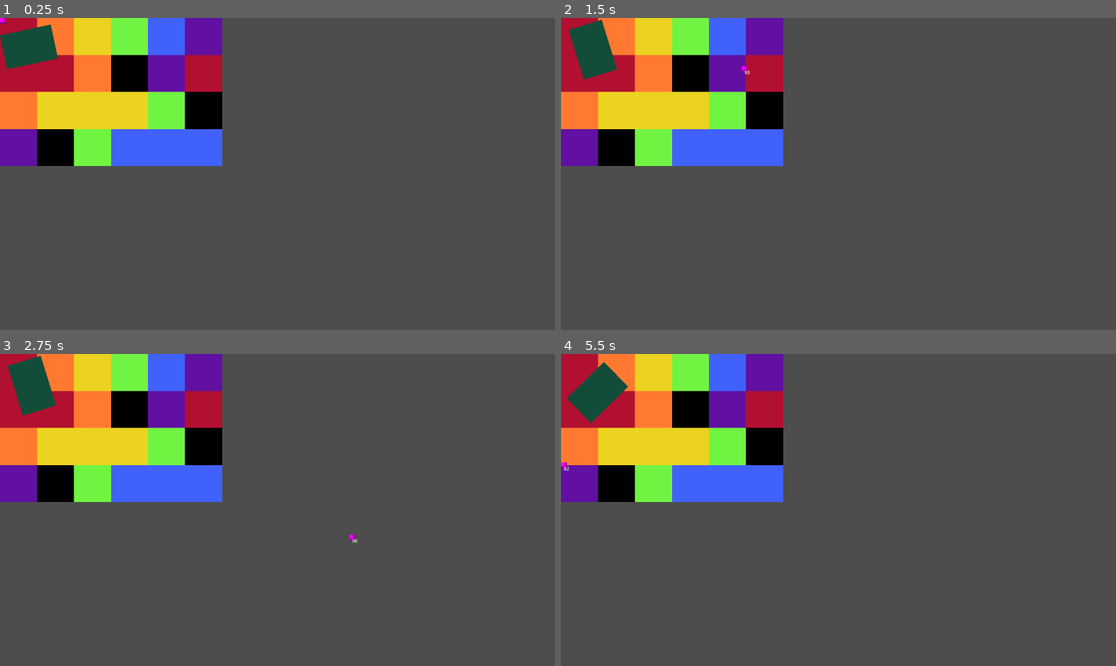
Above: before the commit, frames 1-4 (two rows, left to right).
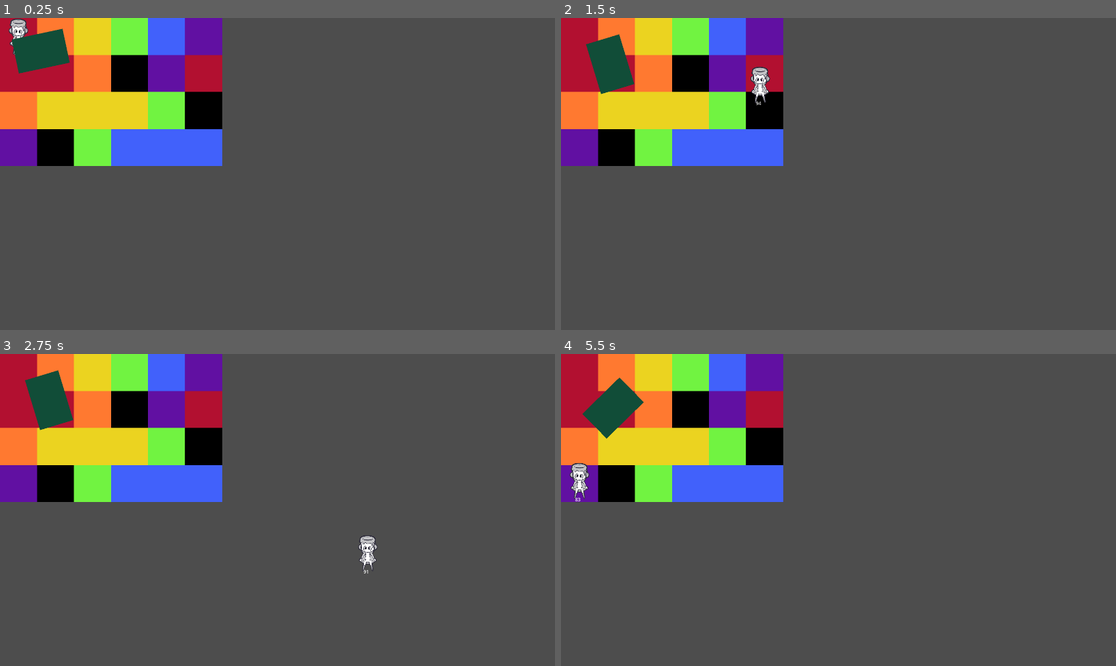
Above: after the commit, the same moments.

Repository: Camden25/team-10-gamecraft-jam
Game: Godot game, scene res://BaseScene.tscn
Same seed, same stepped clock (60 frames per second), same inputs: the game is played once before the commit and once after it.
Inputs:
- Up to frame 1 (0.25 s): no input
- Up to frame 2 (1.5 s): hold D (move_right) 0.53-1.28 s; hold S (move_down) from 1.28 s (still down)
- Up to frame 3 (2.75 s): release S (move_down) at 2.03 s; hold D (move_right) from 2.03 s (still down)
- Up to frame 4 (5.5 s): release D (move_right) at 2.78 s; hold W (move_up) 2.78-3.53 s; hold A (move_left) 3.53-5.03 s; hold S (move_down) from 5.03 s (still down)

The runs differ from the first frame. In frame 1, 0.9% of the frame differs, in the area x 0-13%, y 0-18%; in frame 2, 1.6%; in frame 3, 1.5%; in frame 4, 1.7%, in the area x 0-15%, y 2-48%.

Commit message:
player character changes

Diff:
--- a/Player/Player.tscn
+++ b/Player/Player.tscn
@@ -1,10 +1,9 @@
 [gd_scene load_steps=4 format=3 uid="uid://bs0oa38w5s0yt"]
 
 [ext_resource type="Script" uid="uid://cjomjfe3gexg6" path="res://Player/player.gd" id="1_3qydi"]
+[ext_resource type="Texture2D" uid="uid://cu6f65bmx4hy1" path="res://Player/Assets/PlayerCharacter512.png" id="2_q3lat"]
 
 [sub_resource type="RectangleShape2D" id="RectangleShape2D_3qydi"]
-
-[sub_resource type="PlaceholderTexture2D" id="PlaceholderTexture2D_q3lat"]
 
 [node name="Player" type="CharacterBody2D"]
 script = ExtResource("1_3qydi")
@@ -13,11 +12,14 @@
 shape = SubResource("RectangleShape2D_3qydi")
 
 [node name="Sprite2D" type="Sprite2D" parent="."]
-scale = Vector2(20, 20)
-texture = SubResource("PlaceholderTexture2D_q3lat")
+scale = Vector2(0.25, 0.25)
+texture = ExtResource("2_q3lat")
 
 [node name="ColorDamageTimer" type="Timer" parent="."]
 
 [node name="HealthLabelTEMP" type="Label" parent="."]
-offset_right = 40.0
-offset_bottom = 23.0
+offset_left = -15.0
+offset_top = 53.0
+offset_right = 25.0
+offset_bottom = 76.0
+text = "100"
--- a/Player/player.gd
+++ b/Player/player.gd
@@ -24,7 +24,7 @@
 func _process(delta) -> void:
 	# Handling for stopping the player going out of the window
 	var window_size = get_window().size  # Get current window size
-	var half_player_size = Vector2(10, 10)  # Adjust based on player sprite size/2
+	var half_player_size = Vector2(64, 64)
 
 	position.x = clamp(position.x, half_player_size.x, window_size.x - half_player_size.x)
 	position.y = clamp(position.y, half_player_size.y, window_size.y - half_player_size.y)
Binary file added: Player/Assets/PlayerCharacter.png
Not shown, added: Player/Assets/PlayerCharacter.png.import
Binary file added: Player/Assets/PlayerCharacter128.png
Not shown, added: Player/Assets/PlayerCharacter128.png.import
Binary file added: Player/Assets/PlayerCharacter512.png
Not shown, added: Player/Assets/PlayerCharacter512.png.import
